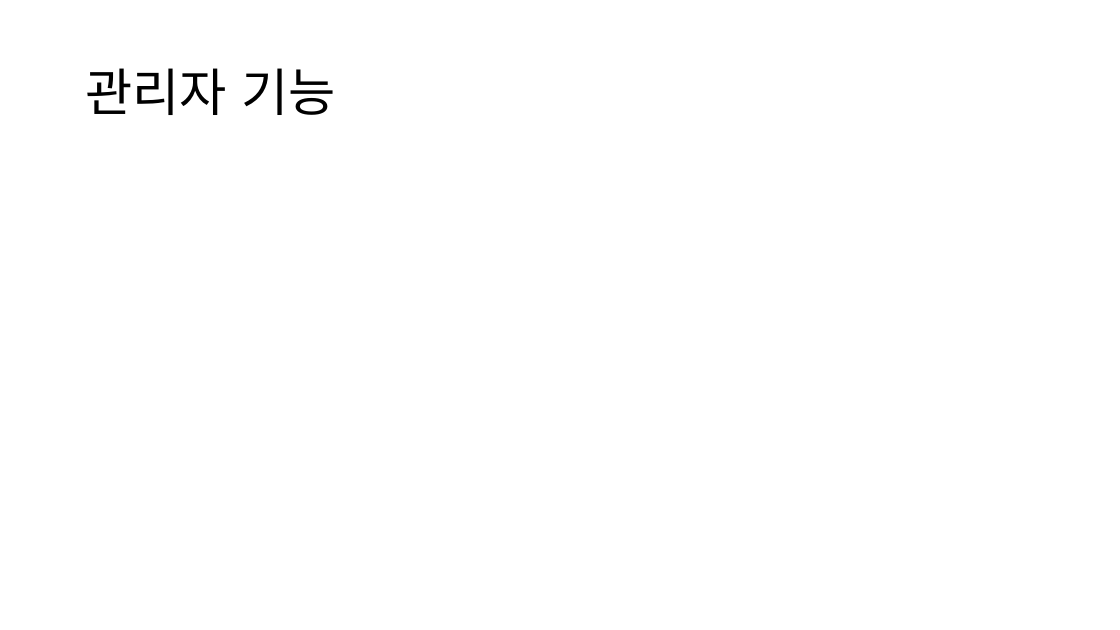
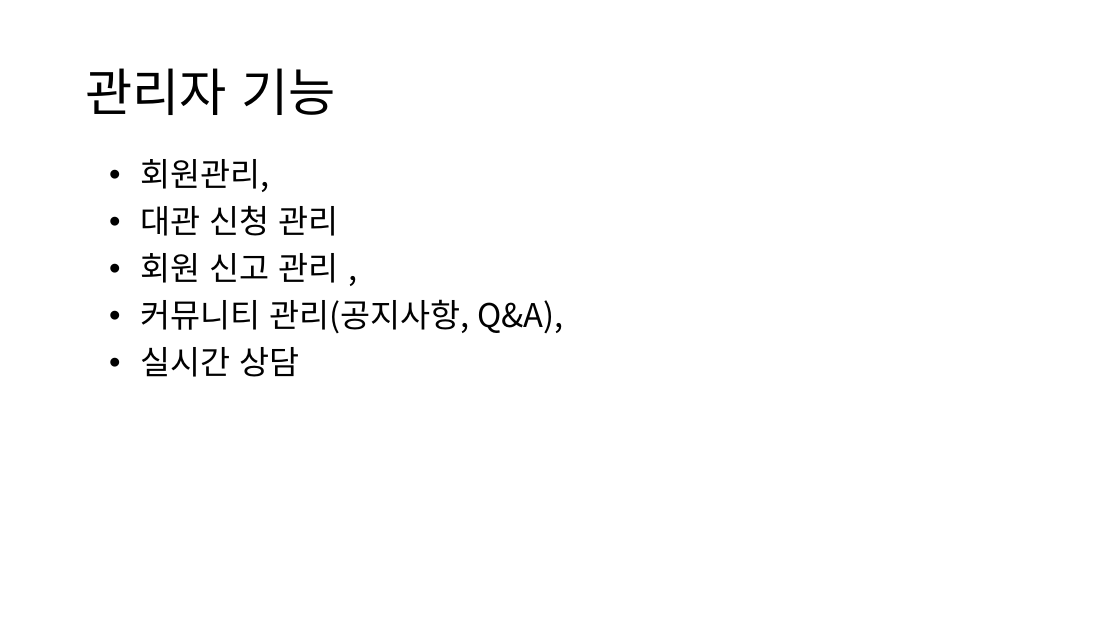
Before and after one commit to ezenteam2/e-Zone, a slide deck: slide 3 of 1 기능 정의/project05 - 기능 정의 - 기범.pptx. Drawn at 1120x630 pixels with LibreOffice and Linux fonts; fonts in the diff are those of the drawing. Boxes give left, top, right and bottom in pixels: in the first picture for what was removed or moved away, otherwise in the second. Text is boxed around its words. In the diff, an @@ line names an element or a change of style, - is before the commit and + after.

Commit message:
기능정의 - 기범

```diff
--- a/1 기능 정의/project05 - 기능 정의 - 기범.pptx
+++ b/1 기능 정의/project05 - 기능 정의 - 기범.pptx
@@ text added at (x1=141, y1=159, x2=563, y2=377), 28 pt, text #000000 @@
+• 회원관리,
+• 대관 신청 관리
+• 회원 신고 관리 ,
+• 커뮤니티 관리(공지사항, Q&A),
+• 실시간 상담
```
Also in this commit, not shown: 1 other slide changed, 1 other file.
